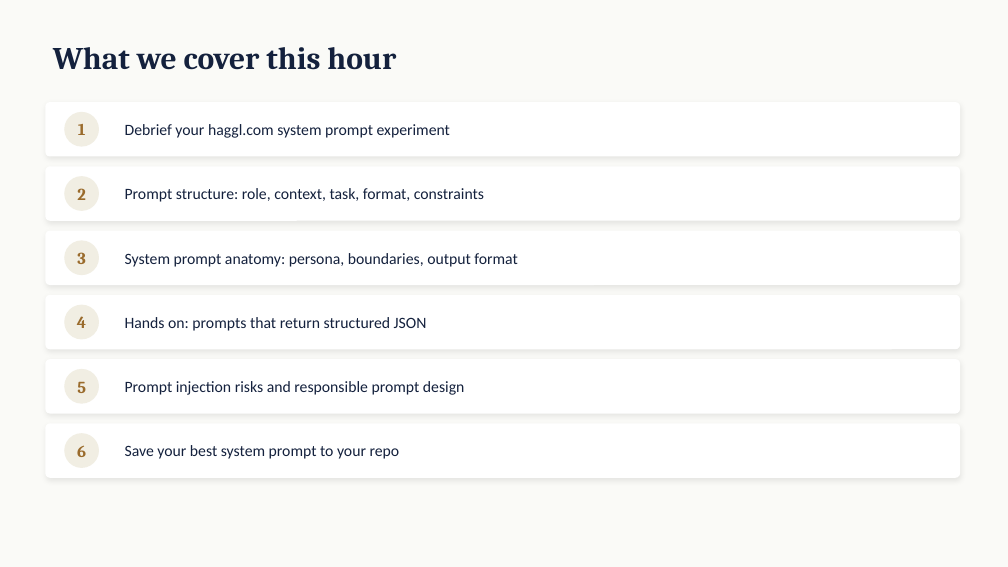
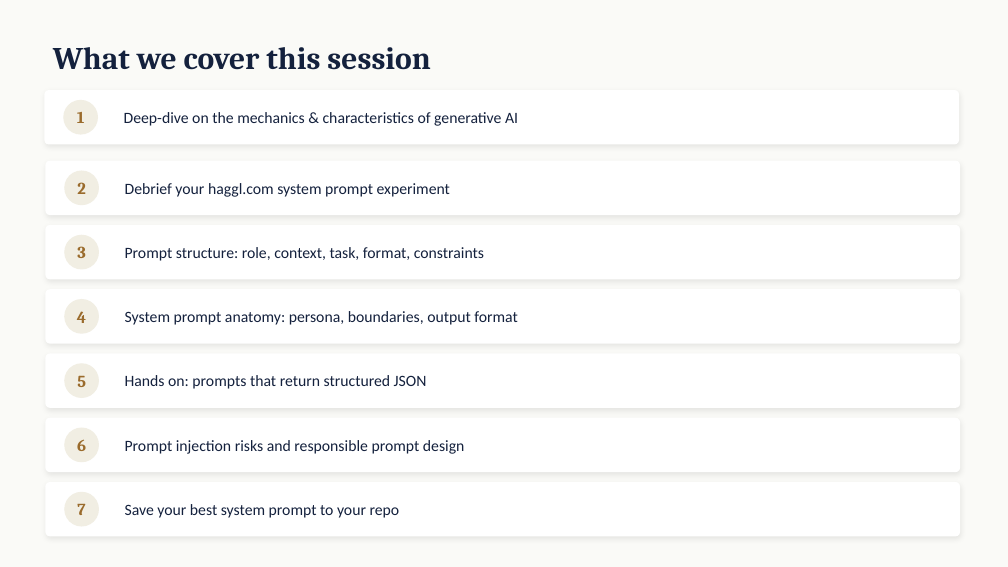
Before and after one commit to kwartler/vienna-genai-finance-course, a slide deck: slide 2 of lessons/day1/wip/prompt_engineering_system_prompts.pptx. Drawn at 1008x567 pixels with LibreOffice and Linux fonts; fonts in the diff are those of the drawing. Boxes give left, top, right and bottom in pixels: in the first picture for what was removed or moved away, otherwise in the second. Text is boxed around its words. In the diff, an @@ line names an element or a change of style, - is before the commit and + after.

```diff
--- a/lessons/day1/wip/prompt_engineering_system_prompts.pptx
+++ b/lessons/day1/wip/prompt_engineering_system_prompts.pptx
@@ text at box(53, 47, 431, 70): text changed @@
-What we cover this hour
+What we cover this session
@@ rounded rectangle added at box(45, 90, 960, 144), fill #FFFFFF @@
@@ text "1": place and size @@
-text "1" at box(78, 124, 86, 135)
+text "1" at box(77, 112, 85, 123)
@@ ellipse added at box(64, 100, 98, 135), fill #F1EEE3 @@
@@ text added at box(124, 112, 518, 126), 15 pt, text #14213D @@
+Deep-dive on the mechanics & characteristics of generative AI
@@ 5 texts: place and size @@
-5 texts at box(77, 188, 86, 457)
+5 texts at box(77, 182, 86, 451)
@@ 6 texts, 6 ellipses, 6 rounded rectangles: place and size @@
-6 texts, 6 ellipses, 6 rounded rectangles at box(45, 102, 960, 478)
+6 texts, 6 ellipses, 6 rounded rectangles at box(45, 161, 960, 537)
@@ text added at box(77, 504, 85, 515), 16 pt, text #9A6B2C, bold @@
+7
```
Also in this commit, not shown: 3 other slides changed, 31 slides added, 33 other files.
